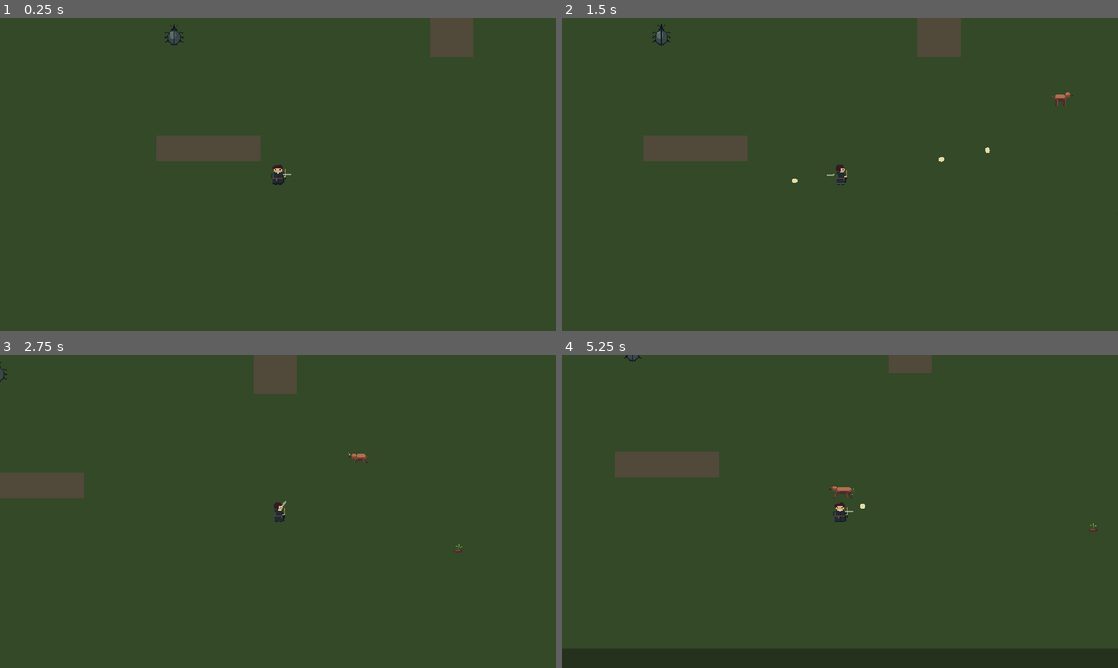
Above: before the commit, frames 1-4 (two rows, left to right).
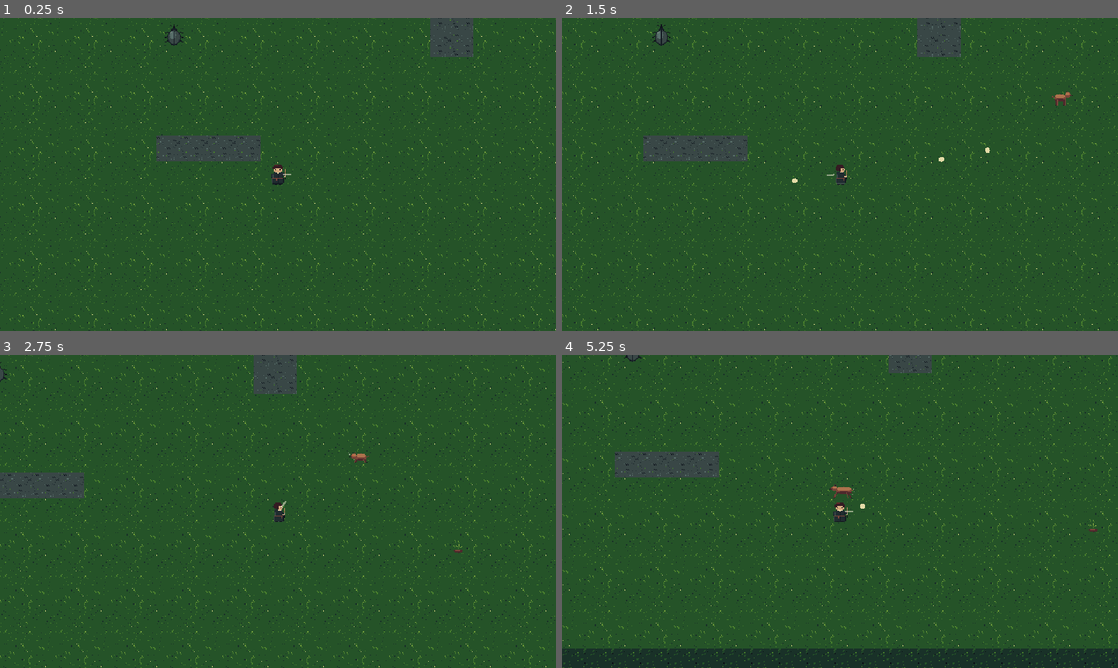
Above: after the commit, the same moments.

Repository: djgnfj-svg/tockbon
Game: Godot game, scene res://src/field/field.tscn
Same seed, same stepped clock (60 frames per second), same inputs: the game is played once before the commit and once after it. This scene is started directly instead of the project's main scene.
Inputs (mouse positions are in pixels of both pictures, inside the frame that each line leads up to):
- Up to frame 1 (0.25 s): no input
- Up to frame 2 (1.5 s): tap Enter at 0.5 s; move the mouse to (962, 158) at 0.52 s; press the mouse at (962, 158) at 0.53 s; hold D (move_right) 0.53-1.25 s; release the mouse at (962, 158) at 1.25 s; drag from (728, 190) to (967, 149) at 1.27 s
- Up to frame 3 (2.75 s): move the mouse to (333, 442) at 2.02 s; hold D (move_right) from 2.03 s (still down); hold Space (dash) from 2.03 s (still down)
- Up to frame 4 (5.25 s): release D (move_right) at 2.75 s; release Space (dash) at 2.75 s; drag from (812, 574) to (673, 464) at 2.77 s; move the mouse to (1006, 558) at 3.52 s; hold A (move_left) 3.53-4.25 s; tap Q at 3.6 s; drag from (673, 464) to (1090, 545) at 4.27 s; move the mouse to (867, 511) at 5.02 s; hold S (move_down) from 5.03 s (still down); tap Shift at 5.1 s; click (867, 511) at 5.17 s

The runs differ from the first frame. In frame 1, 3.9% of the frame differs, in the area x 0-100%, y 0-100%; in frame 2, 3.9%; in frame 3, 4.1%; in frame 4, 4.4%.

Commit message:
art+feat(field): 지형 타일러블 텍스처 4종 — 풀밭·보스존 냉색 바닥·수풀 벽·바위
- 64×64 풀밭(점묘·풀 포기·들꽃)·보스존 바닥(바람 긁힘) + 32×32 수풀·바위 (mod 래핑 seamless)
- field.gd._apply_tile_tex(): 기존 Polygon2D에 repeat 텍스처 적용 — TileMap 도입 전 경량판,
  미임포트 환경은 단색 플레이스홀더 유지. 필드 테스트 그린
- 정식 16×16 타일셋(나무 2타일 높이 등)은 TileMap 구조 도입과 함께 차기 과제

Co-Authored-By: Claude Fable 5 <noreply@anthropic.com>
Claude-Session: https://claude.ai/code/session_01S7UEzbQvhr2WiZC73MEvSB

Diff:
--- a/src/field/field.gd
+++ b/src/field/field.gd
@@ -11,6 +11,12 @@
 
 const MAP_SIZE := Vector2(1280, 832)
 const WALL_THICKNESS := 24.0
+
+## 지형 타일러블 텍스처 (ART_SPEC P3 경량판 — TileMap 도입 전, Polygon2D repeat로 적용)
+const TEX_GRASS := "res://assets/sprites/field/tile_grass.png"
+const TEX_BOSS_FLOOR := "res://assets/sprites/field/tile_boss_floor.png"
+const TEX_BUSH := "res://assets/sprites/field/tile_bush.png"
+const TEX_ROCK := "res://assets/sprites/field/tile_rock.png"
 
 ## 북쪽 보스 존 — 중간보스(바람을 품은 존재) 격리 구역. 남쪽 경계(y=0)의
 ## BOSS_GATE_X 구간만 뚫려 입구가 된다. 바닥 색으로 본 필드와 구분.
@@ -122,6 +128,14 @@
 	intro.global_position = Vector2((BOSS_GATE_X.x + BOSS_GATE_X.y) * 0.5, -20.0)
 	add_child(intro)
 
+## 타일러블 텍스처 적용 — 없으면(미임포트) 기존 단색 플레이스홀더 유지
+func _apply_tile_tex(poly: Polygon2D, path: String) -> void:
+	if not ResourceLoader.exists(path):
+		return
+	poly.texture = load(path)
+	poly.texture_repeat = CanvasItem.TEXTURE_REPEAT_ENABLED
+	poly.color = Color.WHITE
+
 func _build_ground_and_walls() -> void:
 	var ground := Polygon2D.new()
 	ground.polygon = PackedVector2Array([
@@ -129,6 +143,7 @@
 	])
 	ground.color = Color(0.2, 0.3, 0.18)
 	ground.z_index = -10
+	_apply_tile_tex(ground, TEX_GRASS)
 	add_child(ground)
 	var half_w := MAP_SIZE.x * 0.5
 	var half_h := MAP_SIZE.y * 0.5
@@ -146,7 +161,8 @@
 	wall.collision_layer = 1    # world
 	wall.position = pos
 	Util.add_rect_collider(wall, size)
-	Util.add_rect_visual(wall, size, Color(0.15, 0.2, 0.13))
+	var visual := Util.add_rect_visual(wall, size, Color(0.15, 0.2, 0.13))
+	_apply_tile_tex(visual, TEX_BUSH)
 	add_child(wall)
 
 func _build_obstacles() -> void:
@@ -155,7 +171,8 @@
 		rock.collision_layer = 1
 		rock.position = o["pos"]
 		Util.add_rect_collider(rock, o["size"])
-		Util.add_rect_visual(rock, o["size"], Color(0.32, 0.3, 0.26))
+		var visual := Util.add_rect_visual(rock, o["size"], Color(0.32, 0.3, 0.26))
+		_apply_tile_tex(visual, TEX_ROCK)
 		add_child(rock)
 
 ## 북쪽 보스 존 — 바닥 색으로 구분되는 격리 구역 + 입구 표식.
@@ -170,6 +187,7 @@
 	])
 	floor_poly.color = Color(0.21, 0.28, 0.32)   # 바람 기운의 냉색 — 본 필드(녹색)와 구분
 	floor_poly.z_index = -10
+	_apply_tile_tex(floor_poly, TEX_BOSS_FLOOR)
 	add_child(floor_poly)
 	# 존 외벽 3면 (서·동·북)
 	_make_wall(Vector2(BOSS_ZONE.position.x - WALL_THICKNESS * 0.5, BOSS_ZONE.get_center().y),
Binary file added: assets/aseprite/tile_boss_floor.aseprite
Binary file added: assets/aseprite/tile_bush.aseprite
Binary file added: assets/aseprite/tile_grass.aseprite
Binary file added: assets/aseprite/tile_rock.aseprite
Binary file added: assets/sprites/field/tile_boss_floor.png
Not shown, added: assets/sprites/field/tile_boss_floor.png.import
Binary file added: assets/sprites/field/tile_bush.png
Not shown, added: assets/sprites/field/tile_bush.png.import
Binary file added: assets/sprites/field/tile_grass.png
Not shown, added: assets/sprites/field/tile_grass.png.import
Binary file added: assets/sprites/field/tile_rock.png
Not shown, added: assets/sprites/field/tile_rock.png.import
